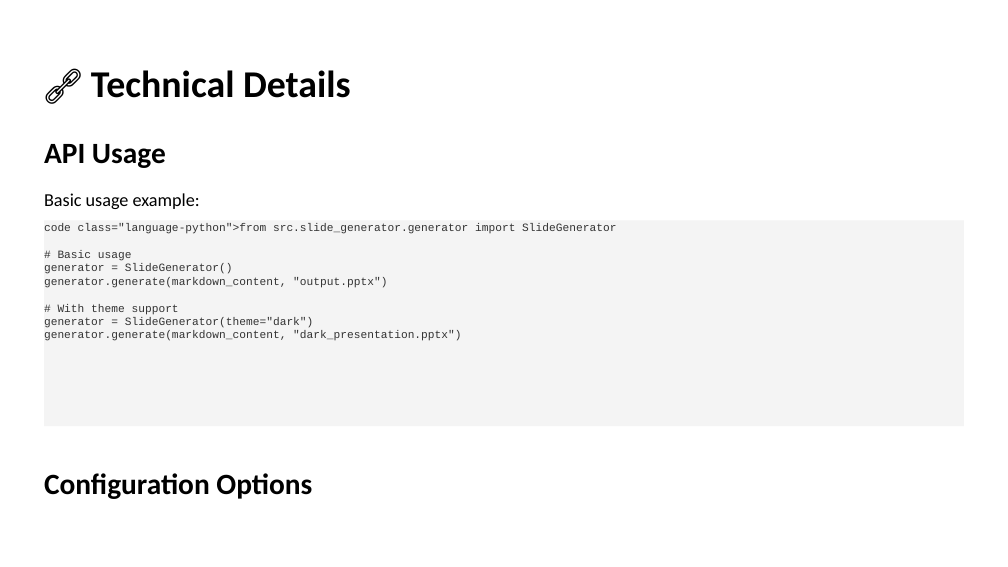
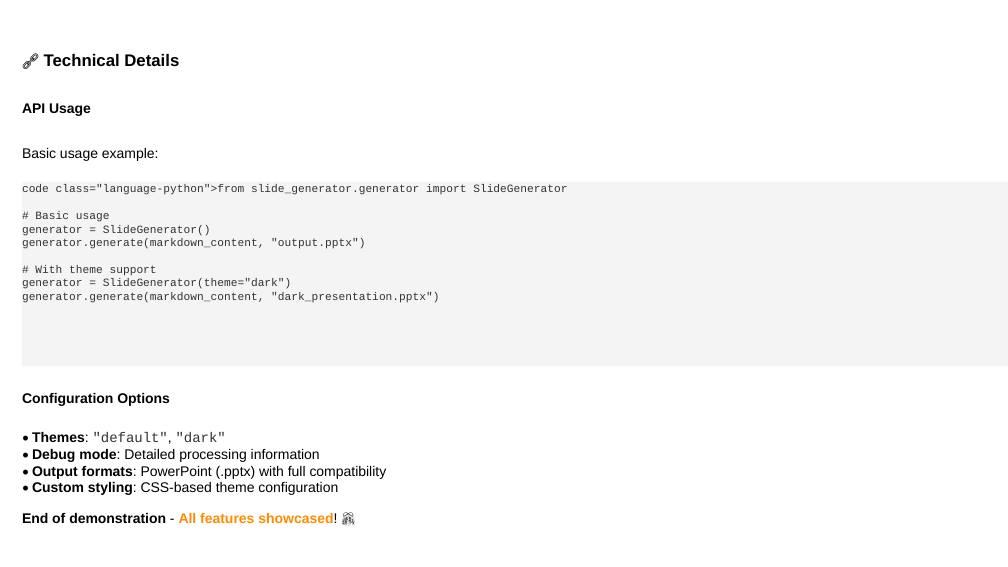
Before and after one commit to louisazhou/slidegenerator, a slide deck: slide 14 of output/comprehensive_demo_default.pptx (slide 22 before the commit). Drawn at 1008x567 pixels with LibreOffice and Linux fonts; fonts in the diff are those of the drawing. Boxes give left, top, right and bottom in pixels: in the first picture for what was removed or moved away, otherwise in the second. Text is boxed around its words. In the diff, an @@ line names an element or a change of style, - is before the commit and + after.

```diff
--- a/output/comprehensive_demo_default.pptx
+++ b/output/comprehensive_demo_default.pptx
@@ text "🔗 Technical Details": place and size @@
-text "🔗 Technical Details" at [91, 70, 351, 98]
+text "🔗 Technical Details" at [44, 54, 179, 66]
@@ text "🔗 Technical Details" at [44, 54, 179, 66]: size 27 to 12 pt, font Calibri to Arial; more space between paragraphs @@
@@ text "API Usage": place and size @@
-text "API Usage" at [44, 144, 166, 168]
+text "API Usage" at [22, 103, 91, 116]
@@ text "API Usage" at [22, 103, 91, 116]: size 21 to 10 pt, font Calibri to Arial; more space between paragraphs @@
@@ text "Basic usage example:": place and size @@
-text "Basic usage example:" at [44, 193, 200, 209]
+text "Basic usage example:" at [22, 148, 159, 161]
@@ text "Basic usage example:" at [22, 148, 159, 161]: size 13 to 10 pt, font Calibri to Arial @@
@@ text in rectangle at [22, 185, 567, 303]: text changed @@
-code class="language-python">from src.slide_generator.generator import SlideGenerator
-# Basic usage
-generator = SlideGenerator()
-generator.generate(markdown_content, "output.pptx")
-# With theme support
-generator = SlideGenerator(theme="dark")
-generator.generate(markdown_content, "dark_presentation.pptx")
+code class="language-python">from slide_generator.generator import SlideGenerator
+# Basic usage
+generator = SlideGenerator()
+generator.generate(markdown_content, "output.pptx")
+# With theme support
+generator = SlideGenerator(theme="dark")
+generator.generate(markdown_content, "dark_presentation.pptx")
@@ rectangle "code class="language-python">from slide_generator.generator  ...": place and size @@
-rectangle "code class="language-python">from slide_generator.generator  ..." at [44, 221, 964, 426]
+rectangle "code class="language-python">from slide_generator.generator  ..." at [22, 181, 1008, 366]
@@ text "Configuration Options" at [22, 393, 170, 406]: size 21 to 10 pt, font Calibri to Arial; more space between paragraphs @@
@@ text "Configuration Options": place and size @@
-text "Configuration Options" at [44, 473, 312, 499]
+text "Configuration Options" at [22, 393, 170, 406]
@@ text added at [32, 432, 387, 495], 10 pt, text #000000 @@
+• Themes: "default", "dark"
+• Debug mode: Detailed processing information
+• Output formats: PowerPoint (.pptx) with full compatibility
+• Custom styling: CSS-based theme configuration
@@ text added at [22, 513, 337, 523], 10 pt, text #000000, bold @@
+End of demonstration - All features showcased! 🎊
```
Also in this commit, not shown: 13 other slides changed, 7 slides added, 9 slides removed, 25 other files.
